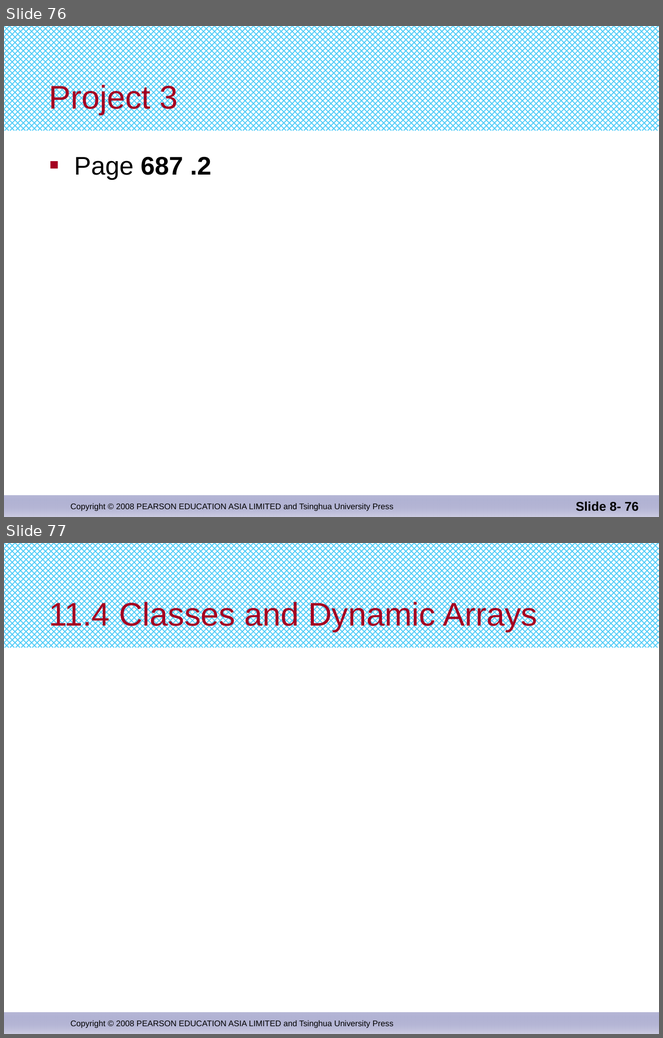
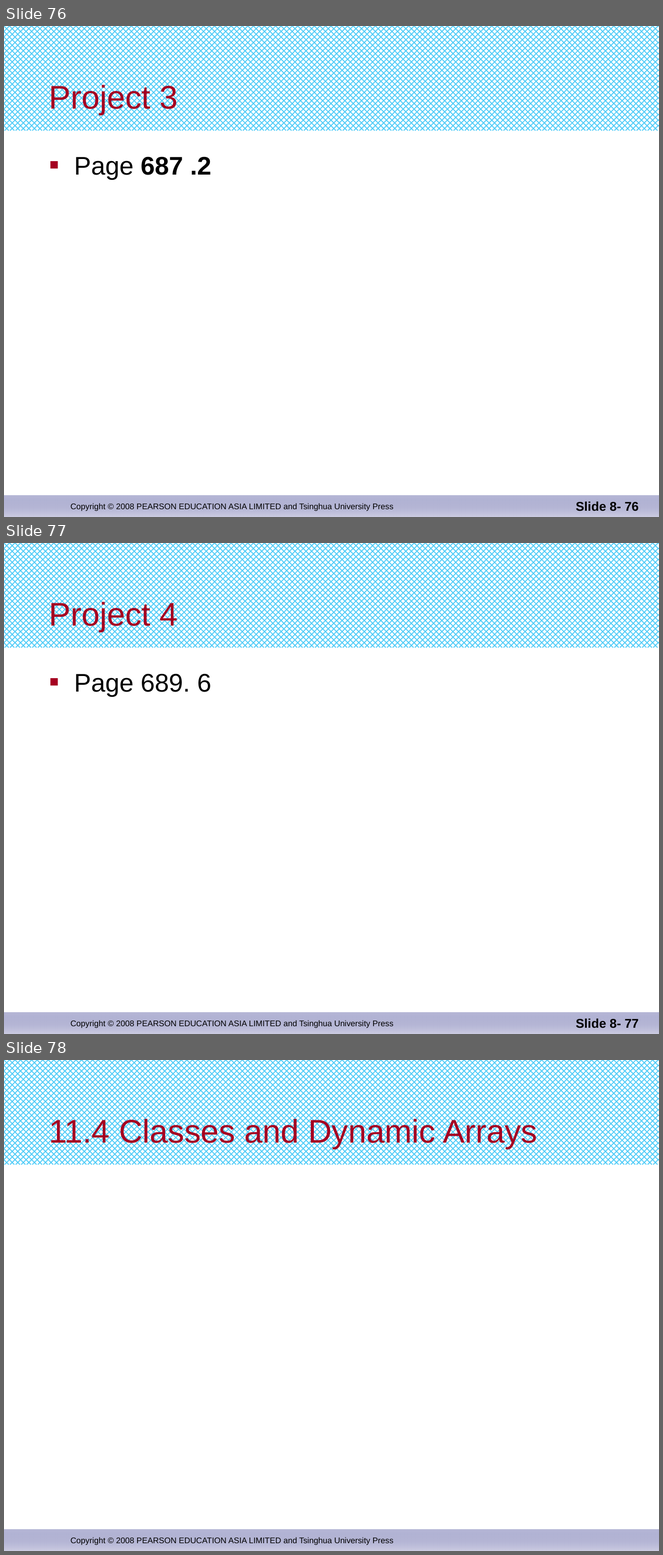
Before and after one commit to djuanbei/CPLUSPLUS, a slide deck: ppt/Chapter 11.pptx. Shown one above the other, each under a label of ours: slides 76 and 77 before the commit, slides 76, 77 and 78 after it. The pictures are 663x1038 and 663x1555 pixels, drawn with LibreOffice and Linux fonts; fonts in the diff are those of the drawing. Boxes give left, top, right and bottom in pixels: in the first picture for what was removed or moved away, otherwise in the second. Text is boxed around its words. In the diff, an @@ line names an element or a change of style, - is before the commit and + after.

Commit message:
ok

```diff
--- a/ppt/Chapter 11.pptx
+++ b/ppt/Chapter 11.pptx
@@ slide 77 added at <box>4,543,659,1034</box>, background #FFFFFF; not listed: 3 template elements that a slide beside it also shows @@
@@ title added at <box>49,600,178,632</box>, 36 pt, text #A50021 @@
+Project 4
@@ text added at <box>74,674,211,697</box>, 28 pt, text #000000 @@
+■ Page 689. 6
@@ page number added at <box>576,1019,639,1029</box>, 14 pt, text #000000, bold @@
+Slide 8- 77
@@ what was slide 77 is now slide 78 @@
```
